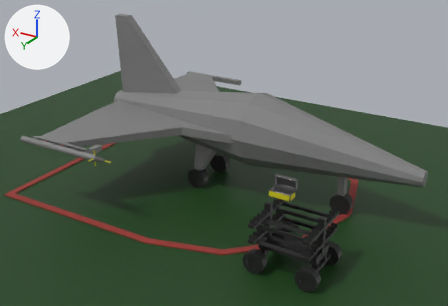
The glTF model work_process/anim-ais_pod-5.glb, before and after one commit.
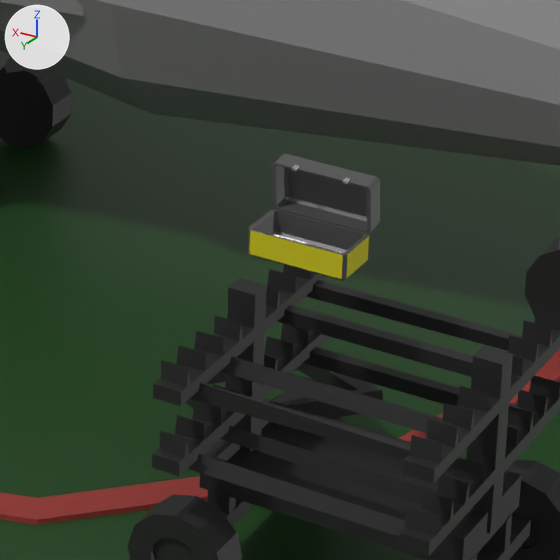
There are two pictures of each version: one whole from a 50 mm lens placed at (-10.9, 58.9, 33.5), pointed at (22.4, 3.5, 5.8), one close up on the part from 48% to 75% of the width and 46% to 86% of the height. The lights are fixed; the arrows at upper left show +X, +Y and +Z. Both versions are drawn at frame 20 of the action 'Scene'; the numbers are the values there. Vertices at the same position are counted once.

The scene before the commit, as lines of its bpy script (objects in view):
```python
me_cube_004 = bpy.data.meshes.new('Cube.004')
me_cube_004.from_pydata(...)  # 360 vertices, 652 faces; spans x -3.35..3.35, y -3.08..3.08, z -1.33..3.89
me_cube_004.materials.append(mat_black_light)  # black #343434
me_cube_007 = bpy.data.meshes.new('Cube.007')
me_cube_007.from_pydata(...)  # 72 vertices, 140 faces; spans x -0.44..0.44, y -1.07..1.07, z -1.07..1.07
me_cube_007.materials.append(mat_black_light)  # black #343434
me_cube_009 = bpy.data.meshes.new('Cube.009')
me_cube_009.from_pydata(...)  # 96 vertices, 176 faces; spans x -2.0..2.0, y -1.9..1.0, z -1.0..2.16
# faces by material slot: [26, 142, 8]
me_cube_009.materials.append(mat_silver)  # grey #b6b6b6
me_cube_009.materials.append(mat_gray_light)  # dark grey #626262
me_cube_009.materials.append(mat_yellowflat)  # yellow #d7cd1a
ob_1_m_4 = bpy.data.objects.new('1 M-4', me_cube_004)
ob_1_m_4.location = (9.38, 12.6, 2.42)
ob_1_m_4.rotation_euler = (0.0, 0.0, 1.571)  # degrees (0, 0, 90)
ob_1_toolbox = bpy.data.objects.new('1 ToolBox', me_cube_009)
ob_1_toolbox.location = (10.75, 12.6, 7.87)
ob_1_toolbox.rotation_euler = (0.0, 0.0, -0.0173)  # degrees (0, 0, -1)
ob_1_toolbox.scale = (0.551, 0.551, 0.551)
ob_m_4_wheel_001 = bpy.data.objects.new('M-4_Wheel.001', me_cube_007)
ob_m_4_wheel_001.parent = ob_1_m_4
ob_m_4_wheel_001.location = (-2.436, 2.727, -1.122)
ob_m_4_wheel_001.rotation_euler = (-0.807, 0.0, 0.0)  # degrees (-46, 0, 0)
# also in view: '1 TA-50' at (20.5, -0.1, 9.7); 'M-4_Handle' at (13.0, 9.4, 2.1); 'M-4_Wheel.004' at (12.1, 15.0, 1.3); '1 Igloo_Only_Floor' at (16.4, 0.0, 0.1)
```
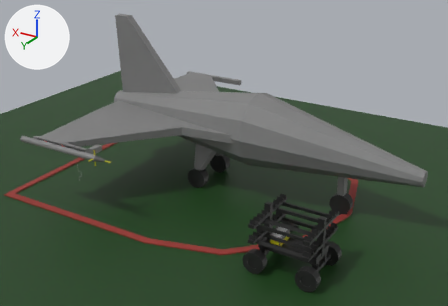
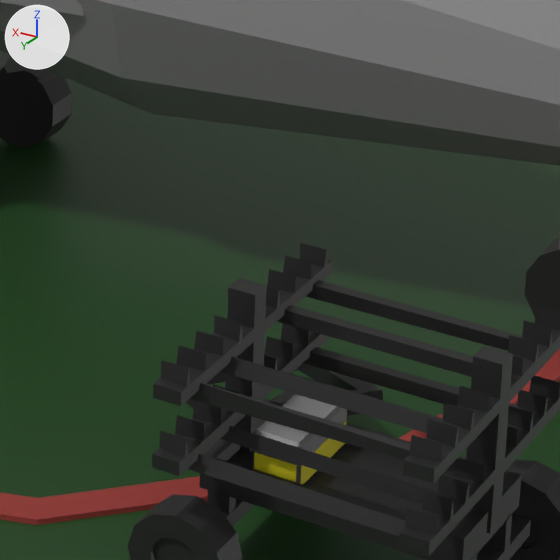
Changed parts and their boxes (x1, y1, x2, y2) in the close-ups (560 x 560 px; the box of a moved part takes in the faces that stretch with it):
'1 ToolBox', reshaped, moved, turned: before (248, 154, 380, 281); after (253, 394, 347, 484)
part 1 of me_cube_009, moved or reshaped: before (272, 154, 380, 234); after (254, 394, 347, 465)

The change in detail:
me_cube_009 has 96 vertices, 176 faces and spans x -2.0..2.0, y -1.9..1.0, z -1.0..2.16.
me_cube_009 is used by ob_1_toolbox; location (10.75, 12.6, 7.87); rotation (0.0, 0.0, -0.0173), in degrees (0, 0, -1); scale (0.551, 0.551, 0.551).
me_cube_009 part 1: the loose piece of 40 vertices spanning x -2.0..2.0, y -1.9..-0.81, z 0.08..2.16 is turned -83.6 degrees about the x axis through its middle, then moved by (0.0, 1.35, -0.57).
Object '1 ToolBox' (ob_1_toolbox) moves from (10.75, 12.6, 7.87) to (10.75, 12.6, 3.17).
Object '1 ToolBox' (ob_1_toolbox) turns from (0, 0, -1) to (0, 0, 89) degrees about x, y and z.
